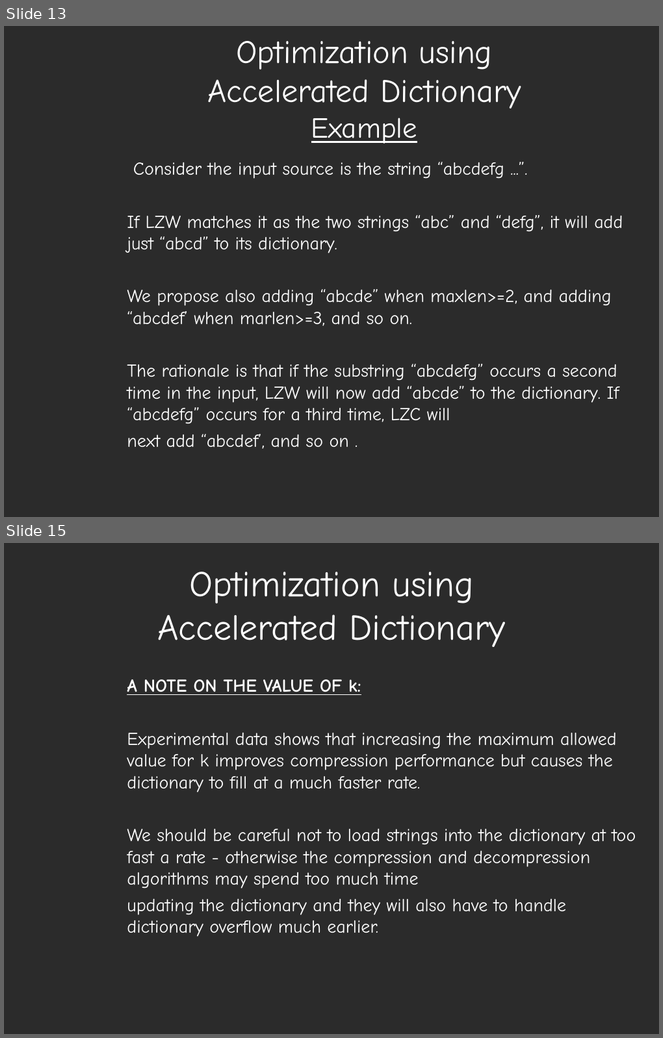
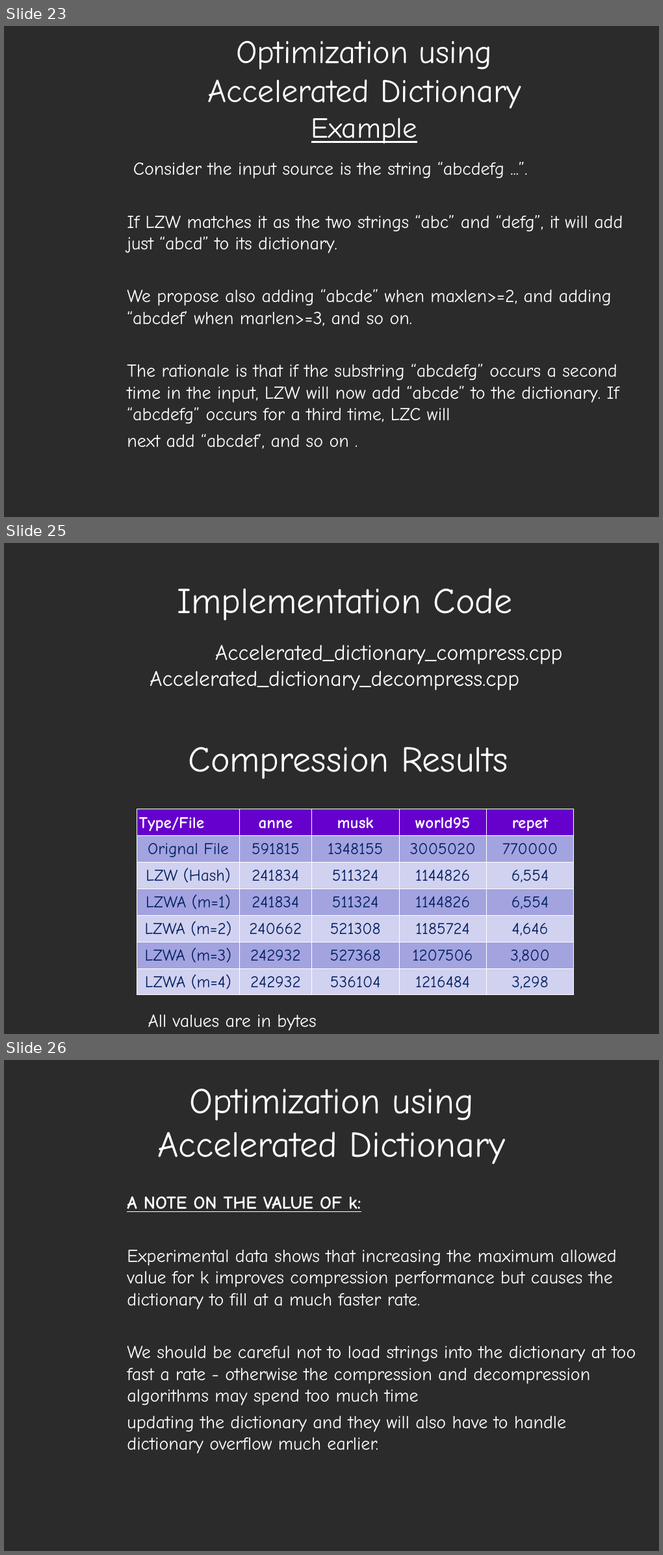
Before and after one commit to arushi-jain-27/LZW_Compression, a slide deck: LZW Presentation.ppt. Shown one above the other, each under a label of ours: slides 13 and 15 before the commit, slides 23, 25 and 26 after it; the slides between them are not shown. The pictures are 663x1038 and 663x1555 pixels, drawn with LibreOffice and Linux fonts; fonts in the diff are those of the drawing; background and template pictures are left out; a plain dark background stands for a picture behind light text. Boxes give left, top, right and bottom in pixels: in the first picture for what was removed or moved away, otherwise in the second. Text is boxed around its words. In the diff, an @@ line names an element or a change of style, - is before the commit and + after.

```diff
--- a/LZW Presentation.ppt
+++ b/LZW Presentation.ppt
@@ slide 25 added at [4,543,659,1034], background picture (left out) @@
@@ title added at [177,588,513,620], 40 pt, text #FFFFFF @@
+Implementation Code
@@ text added at [150,645,563,691], 24 pt, text #FFFFFF @@
+  Accelerated_dictionary_compress.cpp Accelerated_dictionary_decompress.cpp
@@ text added at [189,747,508,779], 40 pt, text #FFFFFF @@
+Compression Results
@@ table added at [137,809,573,995], 7 rows, 5 columns @@
+Type/File | anne | musk | world95 | repet
+Orignal File | 591815 | 1348155 | 3005020 | 770000
+LZW (Hash) | 241834 | 511324 | 1144826 | 6,554
+LZWA (m=1) | 241834 | 511324 | 1144826 | 6,554
+LZWA (m=2) | 240662 | 521308 | 1185724 | 4,646
+LZWA (m=3) | 242932 | 527368 | 1207506 | 3,800
+LZWA (m=4) | 242932 | 536104 | 1216484 | 3,298
@@ text added at [148,1015,316,1031], 20 pt, text #FFFFFF @@
+All values are in bytes
@@ what was slide 13 is now slide 23 @@
@@ what was slide 15 is now slide 26 @@
```
Also in this commit, not shown: 5 slides changed, 10 other slides added.
